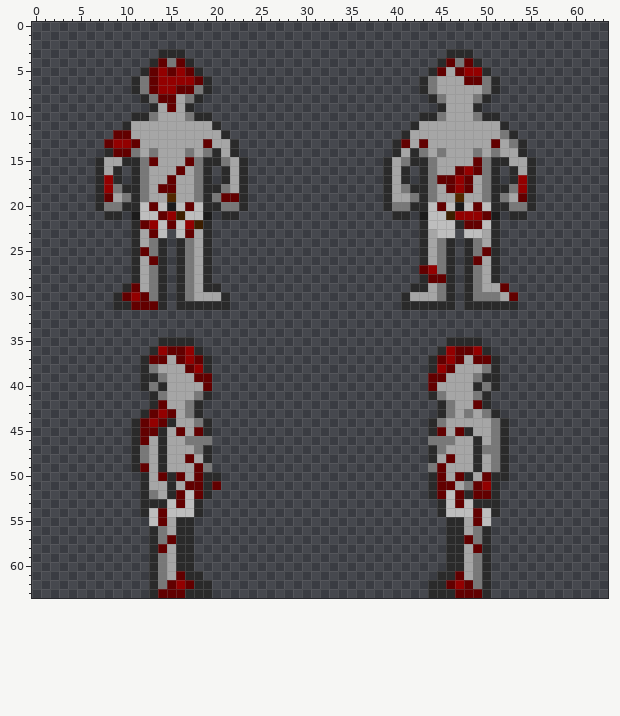
Two states of a pixel-art sprite, code/modules/unit_tests/screenshots/screenshot_husk_body.png. Above is the file before it was changed.
The file is 64x64 pixels. Colours within 5 levels of each other are drawn and written as one.
And afterwards:
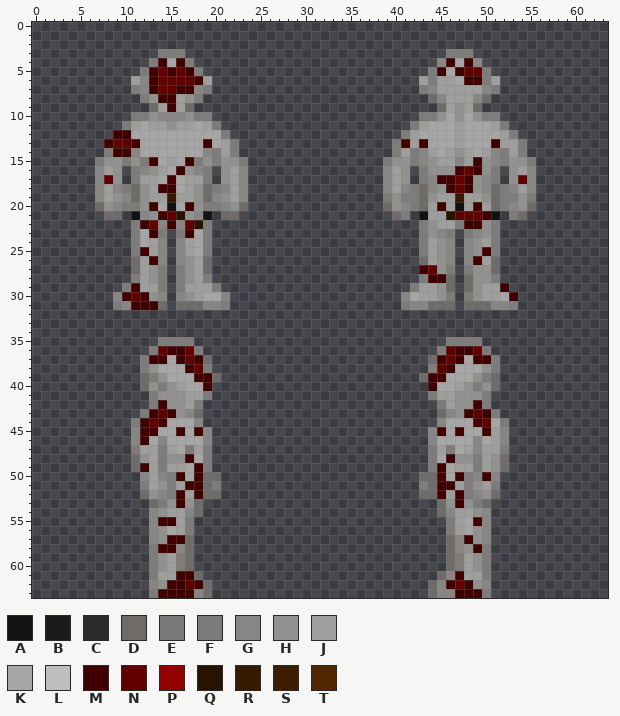
Palette (. is transparent): A #121212  B #1b1b1b  C #2a2a2a  D #6e6b69  E #787878  F #7e7c7a  G #888685  H #91918f  J #9e9e9d  K #a6a6a6  L #bebebe  M #400000  N #620000  P #930000  Q #271400  R #351a00  S #3c1e00  T #512800
Commit: [MIRROR] Dynamic Husk Icons (#26272) * Dynamic Husk Icons (#81080)
Changes in this commit:
Changed rows in their new state; - is an unchanged pixel.
first column x 7:
 3 -------FFF-----------------------------FFF-------
 4 ------FMKMF---------------------------GMKMG------
 5 -----FMNMNMF-------------------------FM-MNNF-----
 6 ----JGMNNNNMJ-----------------------JFJJ-MMFJ----
 7 ----FGMNNMMGF-----------------------FGJJJJJGF----
 8 -----FHMMJHF-------------------------DGJJJGD-----
 9 ------DJMJD---------------------------DJHJD------
10 ----FFHGGGHFF-----------------------FFH-H-HFF----
11 ---FJ-JJHJJ-JF---------------------FJ---J---JF---
12 --MM----------F-------------------FJ----J----JF--
13 -MNNM-------M-JF-----------------FMJM---J---MJJF-
14 -FMMG-K---K-GFJF-----------------FJFGJKJHJKJGFJF-
15 FHHFHFM-J-MFHFHHF---------------FHHFGHJJGJMHGFHHF
16 GJH-FGHJ-MHGF-HJG---------------GJH-FHHHMNMHF-HJG
17 GNH-FJJ-M-JJF-HJG---------------GJH-FGMMNMHGF-HNG
18 GJGFDHJMM-JHDFGJG---------------GJGFDGHMNMHGDFGJG
19 GJHGDHJJRJJHDGHJG---------------FHFFDHJJRJJHDFFHF
20 DHGFFHMKAKMHFFGHD---------------DHGFDJMJAJMJDFGHD
21 -DD-AGHMNQHGA-DD-----------------DF-AJJQNNNMA-FD-
22 ----FMNGMGNQF-----------------------FHJJFMMHF----
23 ----F-MF-FM-F-----------------------FHGF-FGHF----
24 ----F-JG-GJ-F-----------------------FJHG-GHJF----
25 ----FMJG-GJ-F-----------------------FJHG-GHMF----
26 ----DJMG-GHJD-----------------------DJHG-GMJD----
27 ----DJHF-FHJD-----------------------MNHF-FHHD----
28 ----FJHF-FHJF-----------------------FMMD-DHHF----
29 ---FMJJF-FJJJF---------------------FJJHD-DHJJM---
30 --GMNMHG-GHJ--G-------------------G-JJHF-FHJJ-M--
31 --FGMMMD-DDDGGF-------------------FGGDDD-DDDGGF--
first column x 11:
35 ---FFFF----------------------------FFFF---
36 --FNMMNF--------------------------FNMMNF--
37 -FMM-MNMD------------------------DMNM-MMF-
38 -FH---MNF------------------------FNM---HF-
39 -DFH---MMD----------------------DMM---HFD-
40 -DHFHJ--M------------------------M--JHFHD-
41 --FHHHJJF------------------------FJJHHHF--
42 --FMHHJF--------------------------FJHHMF--
43 -FMNMHGD--------------------------DGHMNMF-
44 FMNMK--G.------------------------.G---MNKF
45 GMMK-M-MG------------------------GM-MK-MJG
46 GM-G--KKG------------------------GKK--G-JG
47 FJJFJ-FJF------------------------FJF-JGJJF
48 DHJFHHM-F------------------------F-MHHFJHD
49 DMJFJJ-MF------------------------FM-JJFJHD
50 -GJGFM-MDD----------------------DDM-MFGMG.
51 -FJHFJMMDF----------------------FDMMJFHJF-
52 -DHGFMJMDD----------------------DDMJMFGHD-
53 -.DFHMHD--------------------------DHMHFD.-
54 -.GHJJGD--------------------------DGJJHG.-
55 --GMMJF----------------------------FJ-MG--
56 --GH-JF----------------------------FJ-HG--
57 --GHMMD----------------------------DGMHG--
58 --FMMGD----------------------------DGHMF--
59 --FHJFD----------------------------DFJHF--
60 --FHJFD----------------------------DFJHF--
61 --FJJMMD--------------------------DGMJJF--
62 --GHMM-MD------------------------DGMNMHG--
63 --FMMMMGD------------------------DGGMMMF--
Where, in picture pixels (left, top, right, bottom), the same in both pictures:
changed: (95, 49, 248, 598)
changed: (383, 49, 536, 598)
